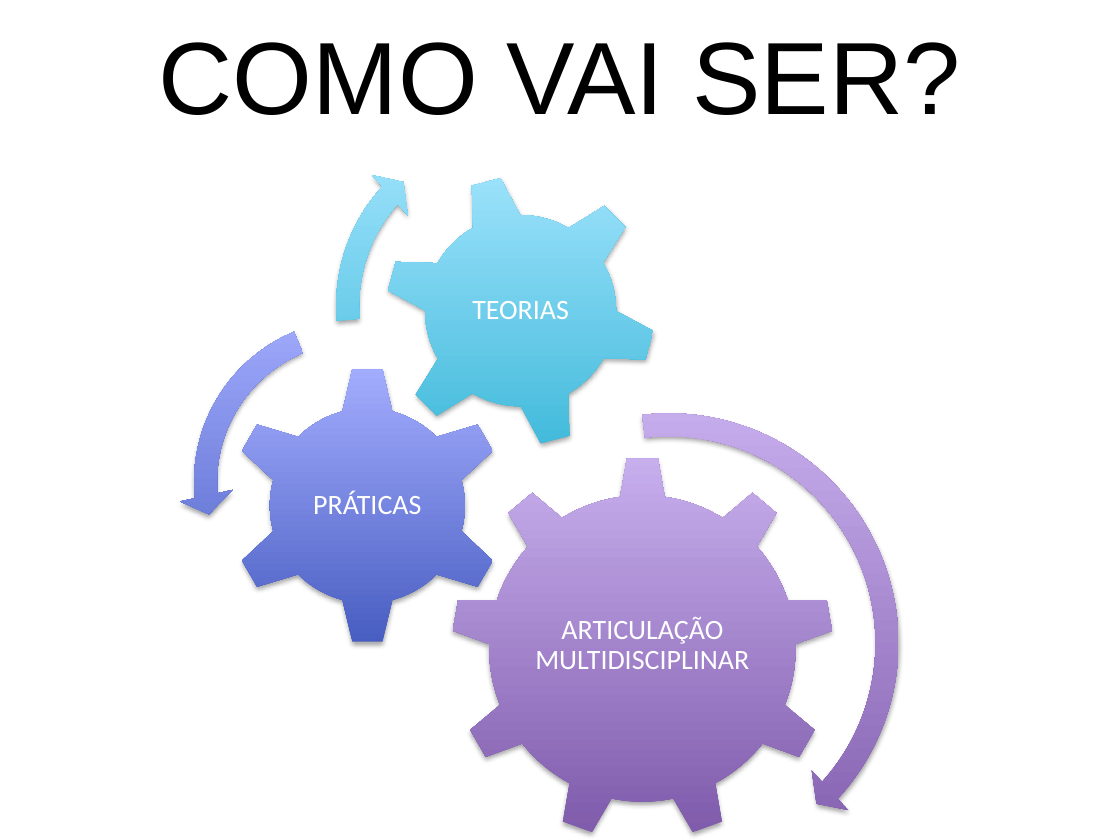
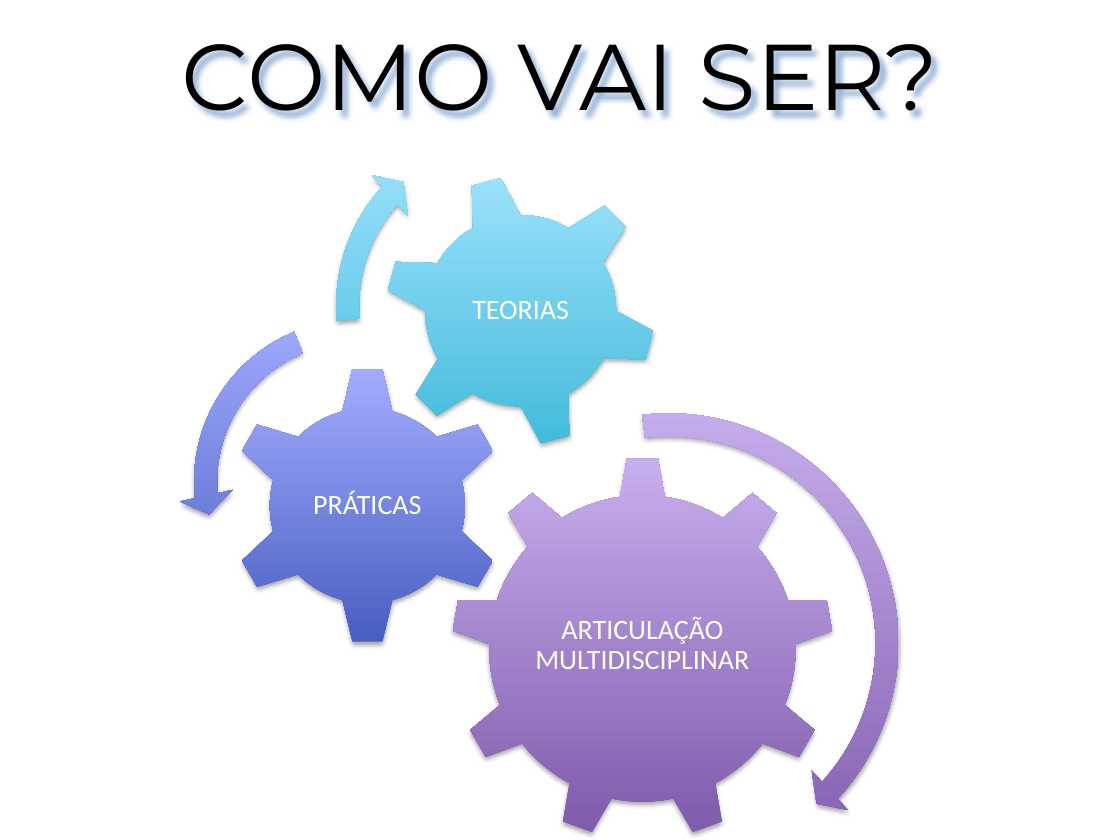
Before and after one commit to sousamaf/Air_steps, a slide deck: slide 7 of doc/Apresentação/1aApresentação Sta Cruz.pptx (slide 6 before the commit). Drawn at 1120x840 pixels with LibreOffice and Linux fonts; fonts in the diff are those of the drawing; background and template pictures are left out. Boxes give left, top, right and bottom in pixels: in the first picture for what was removed or moved away, otherwise in the second. Text is boxed around its words. In the diff, an @@ line names an element or a change of style, - is before the commit and + after.

```diff
--- a/doc/Apresentação/1aApresentação Sta Cruz.pptx
+++ b/doc/Apresentação/1aApresentação Sta Cruz.pptx
@@ title "COMO VAI SER?" at (x1=181, y1=44, x2=939, y2=118): size 66 to 60 pt, font Arial to Montserrat @@
```
Also in this commit, not shown: 5 other slides changed, 4 slides added, 3 slides removed, 16 other files.
